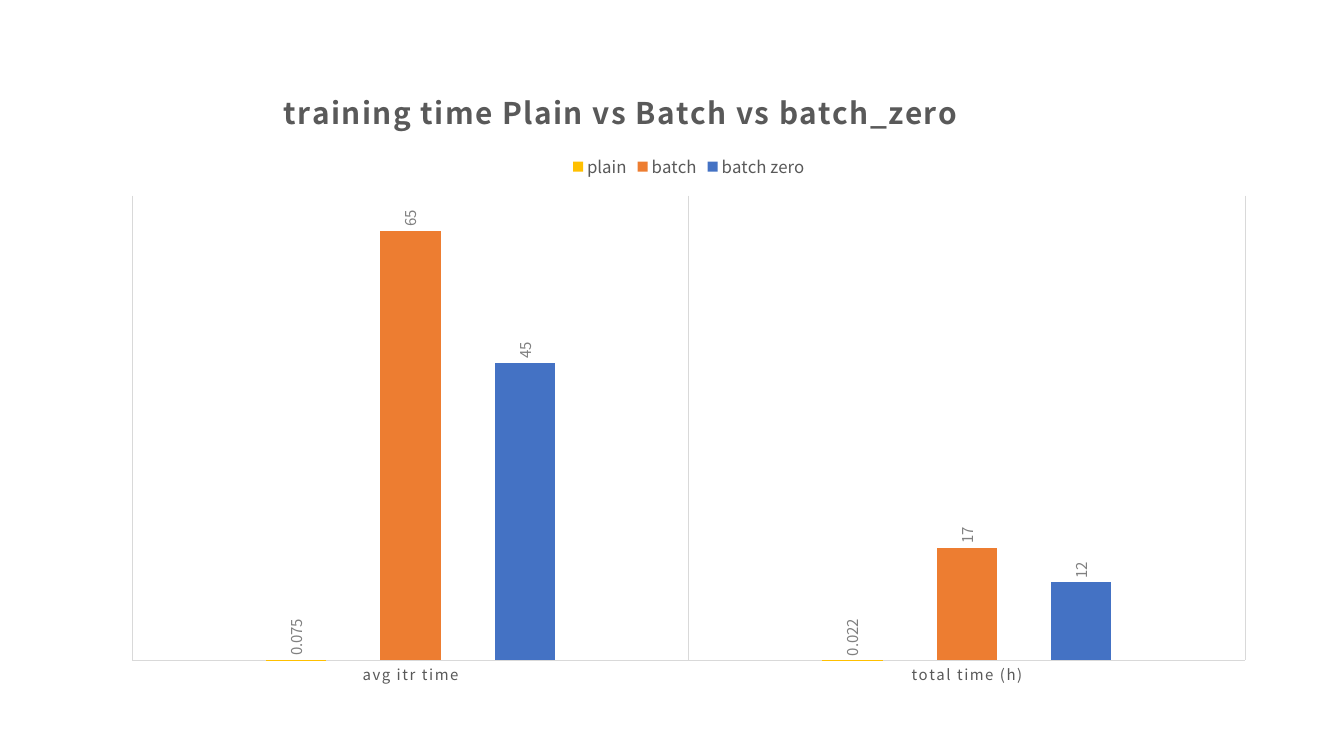
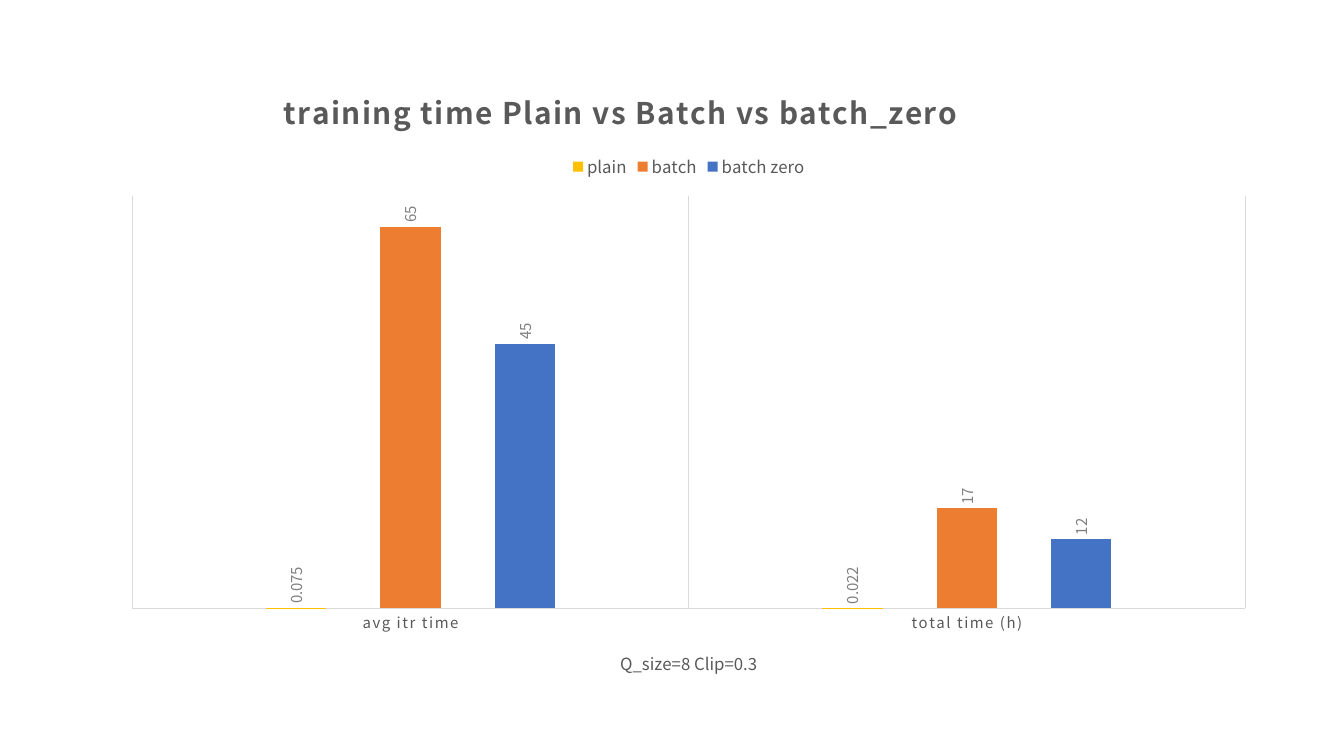
Before and after one commit to jannie601H/BatchCrypt, a slide deck: slide 15 of final_test_logs/data analyze.pptx. Drawn at 1344x756 pixels with LibreOffice and Linux fonts; fonts in the diff are those of the drawing. Boxes give left, top, right and bottom in pixels: in the first picture for what was removed or moved away, otherwise in the second. Text is boxed around its words. In the diff, an @@ line names an element or a change of style, - is before the commit and + after.

```diff
--- a/final_test_logs/data analyze.pptx
+++ b/final_test_logs/data analyze.pptx
@@ column chart at [109,73,1268,698] @@
@@ category axis title "" to "Q_size=8 Clip=0.3 " @@
```
Also in this commit, not shown: 1 slide added.
